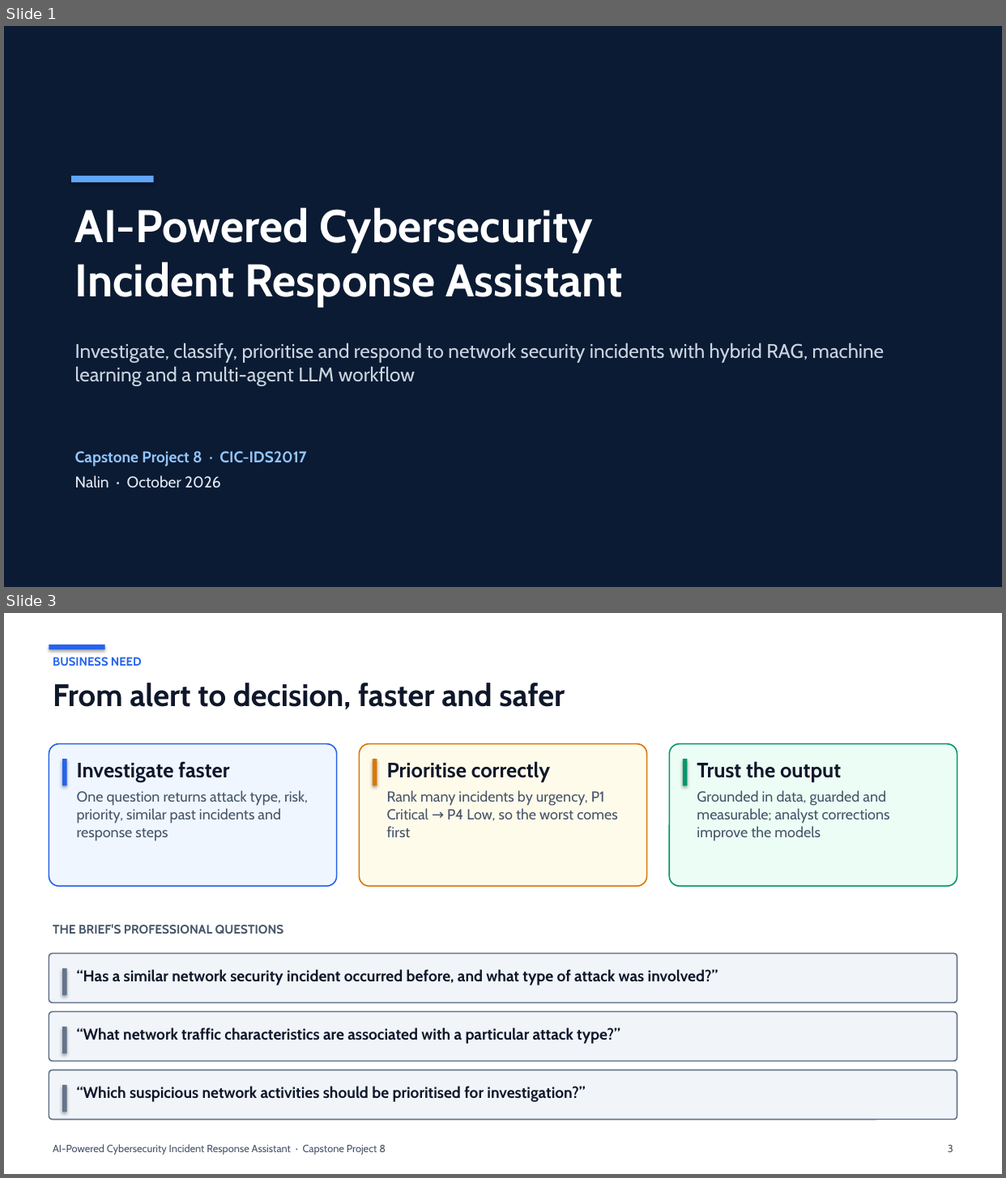
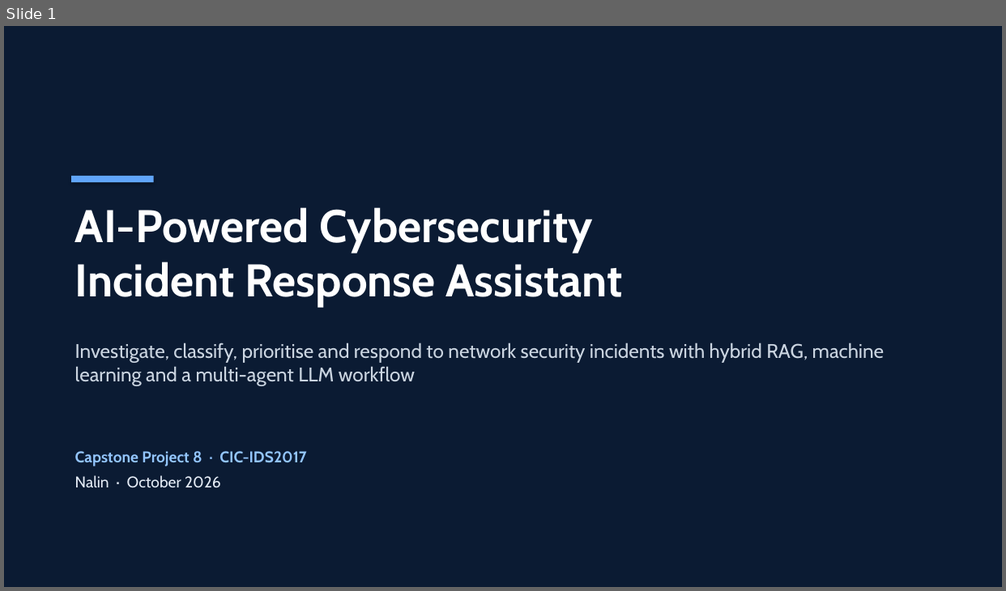
Before and after one commit to nlnkrthk/Cybersecurity-assistant, a slide deck: presentation/Project_Presentation.pptx. Shown one above the other, each under a label of ours: slides 1 and 3 before the commit, slide 1 after it; the slides between them are not shown. The pictures are 1006x1178 and 1006x591 pixels, drawn with LibreOffice and Linux fonts; fonts in the diff are those of the drawing. Boxes give left, top, right and bottom in pixels: in the first picture for what was removed or moved away, otherwise in the second. Text is boxed around its words. In the diff, an @@ line names an element or a change of style, - is before the commit and + after.

```diff
--- a/presentation/Project_Presentation.pptx
+++ b/presentation/Project_Presentation.pptx
@@ slide 3 removed at (x1=4, y1=613, x2=1002, y2=1174), background #FFFFFF @@
@@ rectangle removed at (x1=49, y1=645, x2=105, y2=649) @@
@@ text removed at (x1=53, y1=657, x2=142, y2=666) @@
-BUSINESS NEED
@@ text removed at (x1=53, y1=683, x2=565, y2=709) @@
-From alert to decision, faster and safer
@@ rounded rectangle removed at (x1=49, y1=744, x2=336, y2=886) @@
@@ rounded rectangle removed at (x1=359, y1=744, x2=646, y2=886) @@
@@ rounded rectangle removed at (x1=670, y1=744, x2=957, y2=886) @@
@@ rectangle removed at (x1=62, y1=759, x2=67, y2=786) @@
@@ text removed at (x1=77, y1=761, x2=308, y2=841) @@
-Investigate faster
-One question returns attack type, risk, priority, similar past incidents and response steps
@@ rectangle removed at (x1=373, y1=759, x2=377, y2=786) @@
@@ text removed at (x1=387, y1=761, x2=617, y2=837) @@
-Prioritise correctly
-Rank many incidents by urgency, P1 Critical → P4 Low, so the worst comes first
@@ rectangle removed at (x1=683, y1=759, x2=688, y2=786) @@
@@ text removed at (x1=697, y1=761, x2=890, y2=841) @@
-Trust the output
-Grounded in data, guarded and measurable; analyst corrections improve the models
@@ text removed at (x1=53, y1=924, x2=284, y2=934) @@
-THE BRIEF'S PROFESSIONAL QUESTIONS
@@ rounded rectangle removed at (x1=49, y1=954, x2=957, y2=1003) @@
@@ rectangle removed at (x1=62, y1=969, x2=67, y2=995) @@
@@ text removed at (x1=77, y1=969, x2=718, y2=986) @@
-“Has a similar network security incident occurred before, and what type of attack was involved?”
@@ rounded rectangle removed at (x1=49, y1=1012, x2=957, y2=1062) @@
@@ rectangle removed at (x1=62, y1=1027, x2=67, y2=1054) @@
@@ text removed at (x1=77, y1=1028, x2=620, y2=1044) @@
-“What network traffic characteristics are associated with a particular attack type?”
@@ rounded rectangle removed at (x1=49, y1=1071, x2=957, y2=1120) @@
@@ rectangle removed at (x1=62, y1=1085, x2=67, y2=1112) @@
@@ text removed at (x1=77, y1=1086, x2=585, y2=1102) @@
-“Which suspicious network activities should be prioritised for investigation?”
@@ text removed at (x1=53, y1=1144, x2=386, y2=1155) @@
-AI-Powered Cybersecurity Incident Response Assistant · Capstone Project 8
@@ text removed at (x1=948, y1=1145, x2=953, y2=1152) @@
-3
```
Also in this commit, not shown: 5 slides changed, 9 slides added, 7 other slides removed, 2 other files.
